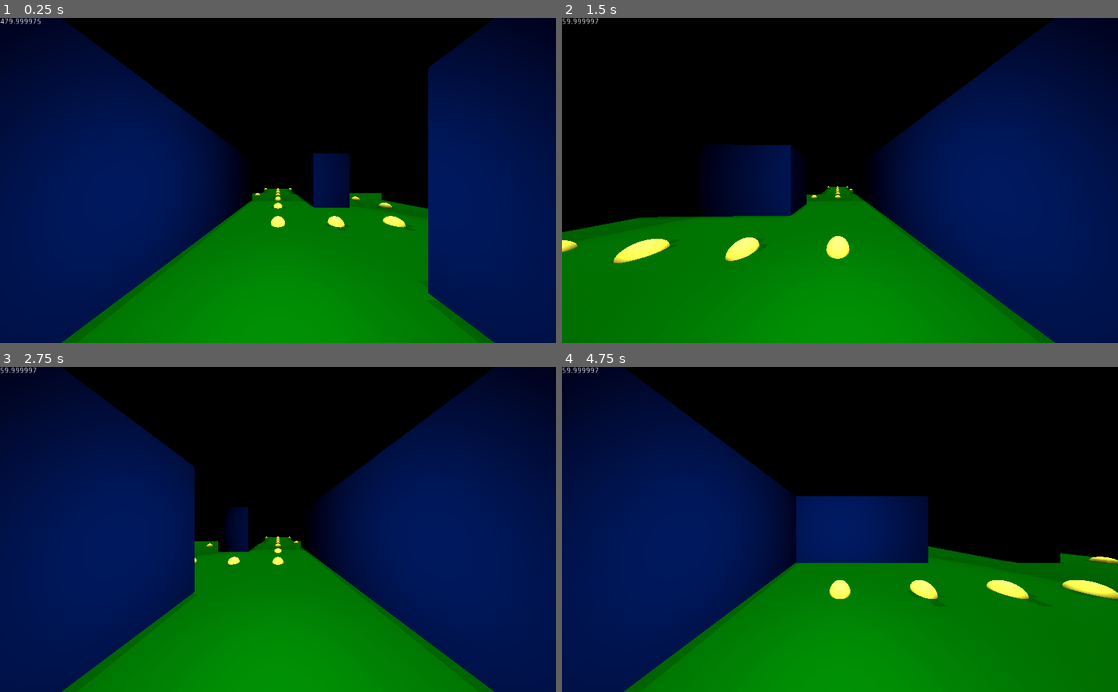
Above: before the commit, frames 1-4 (two rows, left to right).
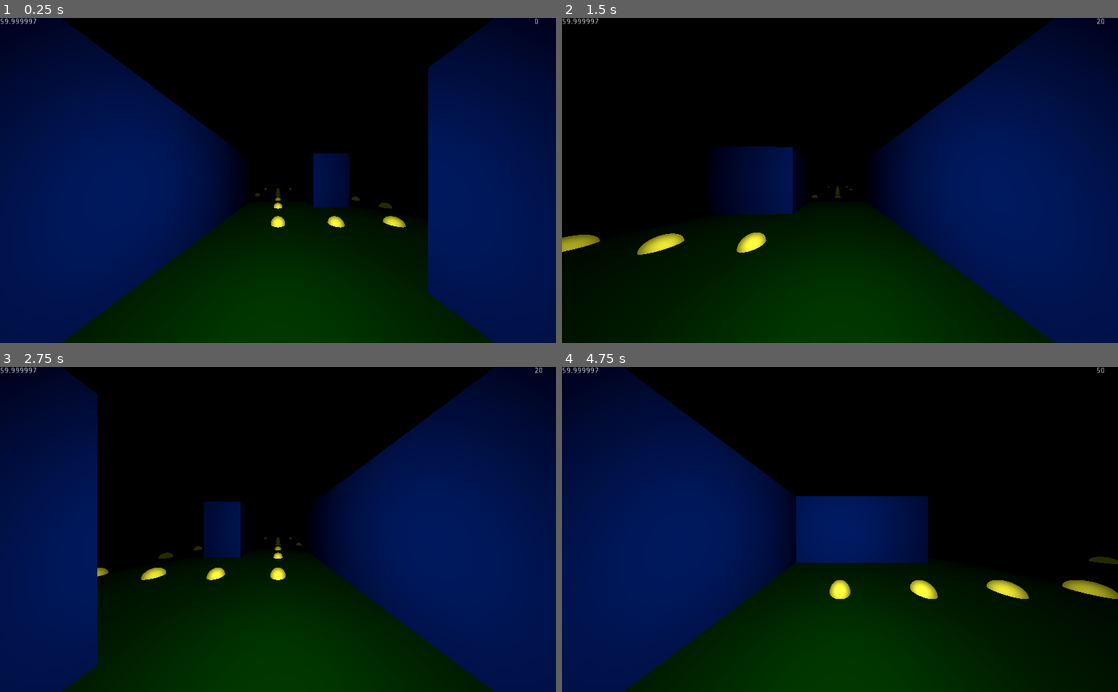
Above: after the commit, the same moments.

Repository: ToBaDi/pacman_3d_first_person
Game: Godot game, scene res://main.tscn
Two runs of this game, one before a commit and one after it. Both use one fixed random seed, a clock stepped at 60 frames per second and the inputs below.
Inputs:
- Up to frame 1 (0.25 s): no input
- Up to frame 2 (1.5 s): tap Enter (ui_accept) at 0.5, 1.35 s; hold Right (ui_right) 0.53-1.28 s; hold Enter (ui_accept) 0.53-1.28 s; hold Down (ui_down) from 1.28 s (still down)
- Up to frame 3 (2.75 s): tap Enter (ui_accept) at 1.52, 1.82 s; release Down (ui_down) at 2.03 s; hold Right (ui_right) from 2.03 s (still down); hold Enter (ui_accept) from 2.03 s (still down)
- Up to frame 4 (4.75 s): release Enter (ui_accept) at 2.78 s; tap Enter (ui_accept) at 2.85, 3.02, 3.32, 4.35, 4.52 s; release Right (ui_right) at 3.53 s; hold Enter (ui_accept) 3.53-4.28 s; hold Left (ui_left) from 3.53 s (still down)

The runs differ from the first frame. In frame 1, 23% of the frame differs, in the area x 0-97%, y 0-100%; in frame 2, 29%; in frame 3, 32%, in the area x 11-98%, y 0-100%; in frame 4, 30%.

Commit message:
Eating Mechanic Done

Diff:
--- a/dot.tscn
+++ b/dot.tscn
@@ -3,11 +3,12 @@
 [ext_resource path="res://dot_mesh.tres" type="SphereMesh" id=1]
 
 [sub_resource type="BoxShape" id=1]
-extents = Vector3( 0.2, 0.2, 0.2 )
+extents = Vector3( 0.2, 1, 0.2 )
 
 [node name="Dot" type="Area" groups=[
 "Dots",
 ]]
+monitoring = false
 
 [node name="MeshInstance" type="MeshInstance" parent="."]
 layers = 2
--- a/main.gd
+++ b/main.gd
@@ -2,6 +2,7 @@
 
 
 var level : int = 1
+var score : int = 0
 
 onready var ui : CanvasLayer = $UI
 onready var hud : CanvasLayer = $HUD
@@ -14,3 +15,9 @@
 func _exit_tree() -> void:
 	ui.queue_free()
 	hud.queue_free()
+
+
+func _on_Player_eat_cookie():
+	score += 10
+	$HUD/score.text = String(score)
+	pass
--- a/main.tscn
+++ b/main.tscn
@@ -18,33 +18,33 @@
 		text = String(1/delta)
 "
 
-[sub_resource type="Environment" id=1]
+[sub_resource type="Environment" id=2]
 background_mode = 1
 ambient_light_energy = 0.0
 adjustment_enabled = true
 adjustment_contrast = 1.1
 adjustment_saturation = 0.9
 
-[sub_resource type="CapsuleShape" id=2]
-radius = 0.5
-
-[sub_resource type="PhysicsMaterial" id=3]
+[sub_resource type="BoxShape" id=3]
+extents = Vector3( 0.5, 0.5, 1 )
+
+[sub_resource type="PhysicsMaterial" id=4]
 friction = 0.0
 
-[sub_resource type="SpatialMaterial" id=7]
+[sub_resource type="SpatialMaterial" id=5]
 albedo_color = Color( 0, 0.329412, 0.0352941, 1 )
 
-[sub_resource type="PlaneMesh" id=8]
-material = SubResource( 7 )
+[sub_resource type="PlaneMesh" id=6]
+material = SubResource( 5 )
 size = Vector2( 1, 1 )
 
-[sub_resource type="ConvexPolygonShape" id=6]
+[sub_resource type="ConvexPolygonShape" id=7]
 points = PoolVector3Array( -0.5, 0.5, 0.5, 0.5, 0.5, -0.5, 0.5, 0.5, 0.5, -0.5, 0.5, -0.5, -0.5, -0.5, 0.5, 0.5, -0.5,  …(304 unchanged characters)…
 
-[sub_resource type="PhysicsMaterial" id=10]
+[sub_resource type="PhysicsMaterial" id=8]
 friction = 0.0
 
-[sub_resource type="ConvexPolygonShape" id=11]
+[sub_resource type="ConvexPolygonShape" id=9]
 points = PoolVector3Array( -1, 1.5, 1, 1, 1.5, -1, 1, 1.5, 1, -1, 1.5, -1, -1, -1.5, 1, 1, -1.5, -1, 1, -1.5, 1, -1, -1 …(208 unchanged characters)…
 
 [node name="Main" type="Node"]
@@ -57,23 +57,31 @@
 [node name="fps_meter" type="Label" parent="HUD"]
 margin_right = 40.0
 margin_bottom = 14.0
-script = SubResource( 9 )
+script = SubResource( 1 )
 __meta__ = {
 "_edit_use_anchors_": false
 }
 
+[node name="score" type="Label" parent="HUD"]
+anchor_left = 1.0
+anchor_right = 1.0
+margin_left = -40.0
+margin_bottom = 14.0
+text = "0"
+__meta__ = {
+"_edit_use_anchors_": false
+}
+
 [node name="WorldEnvironment" type="WorldEnvironment" parent="."]
-environment = SubResource( 1 )
+environment = SubResource( 2 )
 
 [node name="Player" type="Area" parent="."]
+monitorable = false
 script = ExtResource( 4 )
-__meta__ = {
-"_edit_group_": true
-}
 
 [node name="CollisionShape" type="CollisionShape" parent="Player"]
-transform = Transform( 1, 0, 0, 0, -1.62921e-07, -1, 0, 1, -1.62921e-07, 0, 1, 0 )
-shape = SubResource( 2 )
+transform = Transform( 1, 0, 0, 0, -4.37114e-08, -1, 0, 1, -4.37114e-08, 0, 1, 0 )
+shape = SubResource( 3 )
 __meta__ = {
 "_edit_lock_": true
 }
@@ -109,6 +117,7 @@
 
 [node name="DirectionalLight" type="DirectionalLight" parent="."]
 transform = Transform( 1, 0, 0, 0, -1.62921e-07, 1, 0, -1, -1.62921e-07, 0, 10, 0 )
+visible = false
 light_color = Color( 1, 0.996078, 0.631373, 1 )
 shadow_enabled = true
 __meta__ = {
@@ -1103,4 +1112,6 @@
 transform = Transform( -1.62921e-07, -1, -1.62921e-07, 0, -1.62921e-07, 1, -1, 1.62921e-07, 2.65431e-14, 17, 40, 0 )
 projection = 1
 size = 65.0
-[connection signal="tween_all_completed" from="Player/Tween" to="Player" method="_on_Tween_tween_all_completed"]
+[connection signal="area_entered" from="Player" to="Player" method="_on_Player_area_entered" flags=3]
+[connection signal="eat_cookie" from="Player" to="." method="_on_Player_eat_cookie" flags=3]
+[connection signal="tween_all_completed" from="Player/Tween" to="Player" method="_on_Tween_tween_all_completed" flags=3]
--- a/player.gd
+++ b/player.gd
@@ -1,4 +1,7 @@
 extends Area
+
+
+signal eat_cookie
 
 
 const MOVEMENT_DURATION : float = .5
@@ -32,12 +35,14 @@
 		if not $RayCast.get_collider():
 			add_rotation_task(90)
 
+
 func rotate_right() -> void:
 	if clear:
 		$RayCast.cast_to = Vector3.RIGHT * 3
 		$RayCast.force_raycast_update()
 		if not $RayCast.get_collider():
 			add_rotation_task(-90)
+
 
 func rotate_back() -> void:
 	if clear:
@@ -47,13 +52,14 @@
 		else:
 			add_rotation_task(-180)
 
+
 func start() -> void:
-		if not $Tween.is_active():
-			var target : Vector3  = transform.origin + (-transform.basis.z * 3)
-			$Tween.interpolate_property(self, "translation",
-			null, target, MOVEMENT_DURATION,
-			Tween.TRANS_CUBIC, Tween.EASE_OUT)
-			$Tween.start()
+	if not $Tween.is_active():
+		var target : Vector3  = transform.origin + (-transform.basis.z * 3)
+		$Tween.interpolate_property(self, "translation",
+		null, target, MOVEMENT_DURATION,
+		Tween.TRANS_CUBIC, Tween.EASE_OUT)
+		$Tween.start()
 
 
 func add_rotation_task(value : int) -> void:
@@ -73,7 +79,7 @@
 	pass
 
 
-func _on_Tween_tween_all_completed():
+func _on_Tween_tween_all_completed() -> void:
 	$RayCast.cast_to = Vector3.FORWARD * 3
 	$RayCast.force_raycast_update()
 	if not $RayCast.get_collider():
@@ -81,3 +87,10 @@
 	$Tween.start()
 	clear = true
 	pass
+
+
+func _on_Player_area_entered(area : Area) -> void:
+	if area.is_in_group("Dots"):
+		area.queue_free()
+		emit_signal("eat_cookie")
+	pass
--- a/project.godot
+++ b/project.godot
@@ -43,7 +43,7 @@
 
 [physics]
 
-common/physics_fps=1
+common/physics_fps=10
 
 [rendering]
 
Not shown: 5 places in main.tscn that only renumber resources
